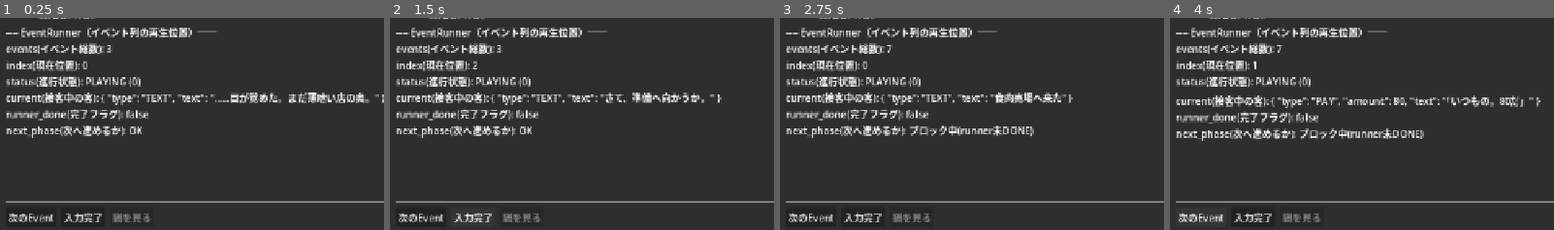
Above: before the commit, frames 1-4 (left to right).
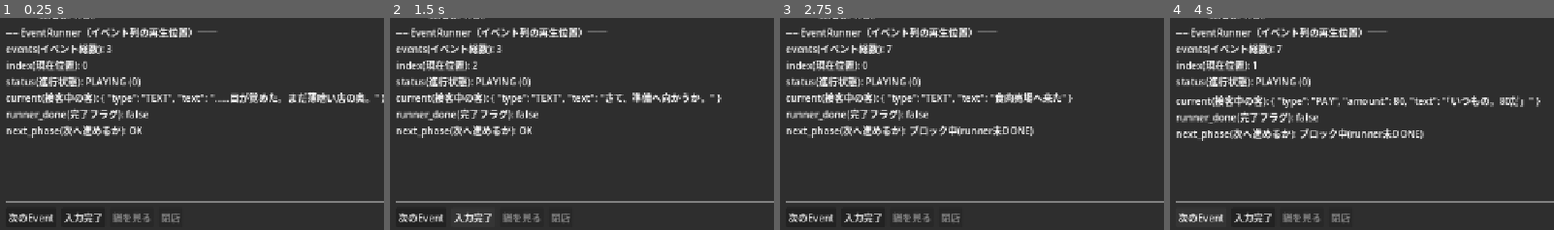
Above: after the commit, the same moments.

Repository: kimidorikame/Godot_Game01
Game: Godot game, scene res://scenes/debug_panel.tscn
Same seed, same stepped clock (60 frames per second), same inputs: the game is played once before the commit and once after it.
Inputs:
- Up to frame 1 (0.25 s): no input
- Up to frame 2 (1.5 s): click "次のEvent" at 0.5 s; click "入力完了" at 1.25 s
- Up to frame 3 (2.75 s): click "次のPhase" at 2 s
- Up to frame 4 (4 s): click "Day +1" at 2.75 s; click "次のEvent" at 3.5 s
The pictures show only the part of the screen within x 0-50%, y 43-92%; the shares and areas given below are measured in that part.

The runs differ from the first frame. In frame 1, 0.1% of the frame differs, in the area x 42-47%, y 92-97%; in frame 2, 0.1%; in frame 3, 0.1%; in frame 4, 0.1%.

Commit message:
7.6: 鍋が尽きたときのプレイヤーの選択（作り直す/閉店）を実装
前回の自動閉店（両方成立→即CLOSE）を3分岐に拡張。

- 条件1(名前あり客なし)・条件2(水もベースも無し)の両方成立→自動閉店（既存のまま）
- 片方だけ成立→保留してプレイヤーに選ばせる（_pending_shortage_ev）。
  判定・売上・評判・鍋の消費はまだ行わない
- どちらも不成立→今まで通り提供（変更なし）

効果の適用（判定→評判→鍋の消費→売上→記録）を _serve_customer() に切り出し、
通常の提供と[戻る]による再開の両方から呼べる共通処理にした。

[入力完了]の横に[閉店]ボタンを常設（選択待ちのときだけ有効、通常時は無効）。
[鍋を見る]は選択待ち中は「水かベースが残っているか」も条件に足す（無ければ
作り直しようがないので実質[閉店]しか選べない）。鍋モードに入った時点で残量が
0以下だった場合、水を入れる（_pot_water_added）まで[戻る]と[ベースを足す]を
無効化（ベースだけ入れても煮出す水が無く意味をなさないため）。[戻る]を選ぶと
保留中のREACTをその場で適用（作り直しが実際に足りているかは再チェックしない）。
[閉店]を選ぶと保留中のREACTは適用せず、理由テキストを添えてCLOSEへ。

計器盤に pending(鍋の選択待ち) を追加。

動作確認は customer_schedule() 末尾等に検証用モブを一時的に2体追加して行い、
確認後に削除済み（day1_events.gd は元のDay1台本のまま、差分なし）。

Co-Authored-By: Claude Sonnet 5 <noreply@anthropic.com>

Diff:
--- a/scenes/debug_panel.tscn
+++ b/scenes/debug_panel.tscn
@@ -66,6 +66,10 @@
 layout_mode = 2
 text = "鍋を見る"
 
+[node name="BtnClose" type="Button" parent="Margin/VBox/EventRow"]
+layout_mode = 2
+text = "閉店"
+
 [node name="OptionsRow" type="HBoxContainer" parent="Margin/VBox"]
 layout_mode = 2
 theme_override_constants/separation = 8
--- a/scripts/debug_panel.gd
+++ b/scripts/debug_panel.gd
@@ -11,6 +11,7 @@
 @onready var _btn_next_event: Button = $Margin/VBox/EventRow/BtnNextEvent as Button
 @onready var _btn_complete_input: Button = $Margin/VBox/EventRow/BtnCompleteInput as Button
 @onready var _btn_pot: Button = $Margin/VBox/EventRow/BtnPot as Button
+@onready var _btn_close: Button = $Margin/VBox/EventRow/BtnClose as Button
 @onready var _options_row: HBoxContainer = $Margin/VBox/OptionsRow as HBoxContainer
 @onready var _btn_next_phase: Button = $Margin/VBox/PhaseRow/BtnNextPhase as Button
 @onready var _btn_day_plus: Button = $Margin/VBox/PhaseRow/BtnDayPlus as Button
@@ -34,6 +35,15 @@
 # EventRunner には一切触れない＝ index も status も動かさない。表示と操作対象を
 # 切り替えるだけなので、会話は止まったまま鍋をいじって戻れる。
 var _pot_mode := false
+
+# 鍋が尽きて「作り直すか閉店するか」の選択待ちのとき、保留中のREACT Eventを持つ。
+# null なら選択待ちではない（DESIGN.md 7.6：条件1・2のどちらか一方だけ成立したとき）。
+# 判定・売上・鍋の消費はまだ行っていない状態＝[戻る]で初めて _serve_customer() が動く。
+var _pending_shortage_ev = null
+
+# 鍋モードに入った時点で鍋が空（残量0以下）だった場合、水を入れるまでの間だけ true。
+# _on_pot_pressed() で毎回リセットする。
+var _pot_water_added := false
 
 
 func _ready() -> void:
@@ -56,6 +66,8 @@
 	# [鍋を見る] = 鍋の操作モードに入る（7.6）。EventRunner は進めない。
 	#   ADJUST 中（3枠を選んでいる間）は押せない＝調理の途中で鍋をいじらせない。
 	_btn_pot.pressed.connect(_on_pot_pressed)
+	# [閉店] = 鍋が尽きて選択待ちのときだけ押せる（7.6）。保留中のREACTは適用しない。
+	_btn_close.pressed.connect(_on_close_pressed)
 	_btn_next_phase.pressed.connect(flow.advance_phase)  # [次のPhase] = 上位フェーズを一方向に1つ進める
 	_btn_day_plus.pressed.connect(_on_day_plus_pressed)  # [Day+] = 日数だけ +1（デバッグ用）
 
@@ -73,6 +85,10 @@
 ## 新フェーズを実装するときは、ここに elif を1本足して対応する events を返す。
 func _set_runner_for_phase(phase: int) -> void:
 	_open = null   # OPEN 以外では客キューを持たない
+	# 7.6: 鍋の選択待ち・鍋モードも OPEN 以外には持ち越さない（防御的リセット）。
+	_pending_shortage_ev = null
+	_pot_mode = false
+	_pot_water_added = false
 	if phase == GameState.Phase.WAKE:
 		flow.set_runner(Day1Events.wake_events())
 	elif phase == GameState.Phase.PREP:
@@ -137,14 +153,35 @@
 
 
 ## [鍋を見る] のハンドラ（7.6）。モードに入るだけで、EventRunner には触れない。
+## 鍋モードに入るたびに「水を入れたか」をリセットする（_pot_locked_until_water 用）。
 func _on_pot_pressed() -> void:
 	_pot_mode = true
+	_pot_water_added = false
 	_refresh()
 
 
 ## 鍋モードの [戻る]。会話へ戻る（こちらも EventRunner には触れない）。
+## 7.6: 鍋が尽きての選択待ち中だった場合、ここで初めて保留中のREACTを適用する
+## （＝「営業を続ける」を選んだことになる）。作り直しが実際に足りているかは
+## 再チェックしない（一度決めたら、その結果のまま提供する）。
 func _on_pot_back_pressed() -> void:
 	_pot_mode = false
+	if _pending_shortage_ev != null:
+		var ev = _pending_shortage_ev
+		_pending_shortage_ev = null
+		_serve_customer(ev)
+	_refresh()
+
+
+## [閉店] のハンドラ（7.6）。鍋が尽きて選択待ちのときだけ押せる。保留中のREACTは
+## 適用しない（この客には出せなかった扱い）。理由テキストを添えてCLOSEへ飛ばす。
+func _on_close_pressed() -> void:
+	if _pending_shortage_ev == null:
+		return
+	_pending_shortage_ev = null
+	_pot_mode = false
+	_closed_early_reason = "（今日はここで店じまいにする。）"
+	flow.force_phase(GameState.Phase.CLOSE)
 	_refresh()
 
 
@@ -152,6 +189,7 @@
 ## （残量・濃さ・資源が同時に動くので、受け側から分けて呼べないようにしている）。
 func _on_add_water_pressed() -> void:
 	GameState.add_water()
+	_pot_water_added = true
 	_refresh()
 
 
@@ -170,6 +208,16 @@
 	return cur is Dictionary and cur.has("options")
 
 
+## 鍋モードに入った時点で鍋が空（残量0以下）だった場合、水を入れる（_pot_water_added）
+## までの間だけ true（DESIGN.md 7.6：ベースだけ入れても煮出す水が無く意味をなさない）。
+## "どうやって鍋モードに入ったか" ではなく "残量が実際に空かどうか" で判定するので、
+## 選択待ち経由でも普段の任意タイミングでの訪問でも同じルールが自然にかかる。
+func _pot_locked_until_water() -> bool:
+	if _pot_water_added:
+		return false
+	return GameState.soup != null and int(GameState.soup.get("remaining_servings", 0)) <= 0
+
+
 ## [入力完了] と選択肢ボタンの共通処理：WAITING_INPUT を解除して1つ進め、
 ## 新 current の効果を適用し、OPEN の客キューを必要なら進めて再描画する。
 func _complete_input_and_advance() -> void:
@@ -203,9 +251,9 @@
 ##   ADD_ITEM    … { item, amount } を add_inventory(item, amount) に渡す
 ##   REMOVE_ITEM … { item, amount } を remove_inventory(item, amount) に渡す（仕込みでの消費）
 ##   SET_SOUP    … { base_id, tags, servings } を set_soup() に渡す（共有鍋の作成・STEP 12/7.6）
-##   REACT       … judge_bowl() で BAD/OK/GOOD/GREAT を判定（STEP 17.6）。
-##                 判定結果 → apply_reputation / 鍋 → consume_soup(servings) /
-##                 売上 → apply_money(+sale)（sale は 50×servings）＋ record_served（7.6）
+##   REACT       … 残量が足りれば _serve_customer() で判定・評判・鍋消費・売上・記録
+##                 （STEP 17.6・7.6）。足りないときは条件次第で自動閉店／選択待ち／
+##                 そのまま提供に分かれる（7.6。詳細はこのcase内のコメント参照）
 ##   TEXT / WAIT_INPUT / GREET / ADJUST / SERVE … 表示だけ。状態は動かさない
 ##     （ADJUST は STEP 13 で入力待ちに変わったが、椀への反映は _on_ingredient_selected が
 ##     行う。ここ（_apply_event）は今も何もしない）
@@ -230,41 +278,52 @@
 				int(ev.get("strength", 3)),
 				int(ev.get("water_doses", 0)))
 		"REACT":
-			# 判定（BAD/OK/GOOD/GREAT）は OpenController.judge_bowl が行い、current_bowl の
-			# result / match_count に記録するだけ。Event（reactions）はここでも書き換えない
-			# （DESIGN.md 確定事項「Event はデータ、処理は受け側」）。
-			# どの反応textを見せるかは表示側 _current_reaction_text() が都度選ぶ。
-			# 7.6: 売上は 50×servings（Event が計算済みの sale を持つ）。評判は判定結果と
-			# 名前あり/モブで増減表を引き、GameState の入口を通して適用する。
-			# 鍋からは servings 分を取り分ける（consume_soup）。
-			#
-			# 7.6: 提供しようとした時点で残量が足りず、かつ「名前あり客がもう残っていない」
-			# 「水もベースも無い」の両方を満たすときだけ、自動的に閉店へ飛ばす。
-			# 片方でも欠けていれば今まで通り（薄めて出す＝残量が0未満になることを許す）。
-			var sale := int(ev.get("sale", 0))
+			# 7.6: 提供しようとした時点で残量が servings に足りないとき、
+			# 条件1（名前あり客がもう残っていない）と条件2（水もベースも無い）の
+			# 成立具合で3通りに分かれる：
+			#   両方成立     → 自動的に閉店（_auto_close_kitchen。選ぶ余地が無い）
+			#   片方だけ成立 → 保留してプレイヤーに選ばせる（_pending_shortage_ev。
+			#                  [鍋を見る]で作り直すか[閉店]するか）
+			#   どちらも不成立 → 今まで通り提供（薄めて出す＝残量が0未満になることを許す）
+			# 効果の適用自体は _serve_customer() に切り出した（[戻る]からも呼ぶ共通処理）。
 			var servings := int(ev.get("servings", 1))
 			var available := 0
 			if GameState.soup != null:
 				available = int(GameState.soup.get("remaining_servings", 0))
-			if available < servings and _should_auto_close():
-				_auto_close_kitchen()
-				return
-			var result := ""
-			if _open != null:
-				result = _open.judge_bowl(ev.get("wanted_tags", []), str(ev.get("favorite", "")))
-			var table: Dictionary = REPUTATION_MOB if ev.get("is_mob", false) else REPUTATION_NAMED
-			GameState.apply_reputation(int(table.get(result, 0)))
-			GameState.consume_soup(servings)
-			GameState.apply_money(sale)
-			GameState.record_served({ "customer": ev.get("customer", ""), "sale": sale,
-				"servings": servings })
-
-
-## 自動閉店の条件（DESIGN.md 7.6）。両方満たすときだけ true。
-##   1. 名前あり客が全員済んでいる（_no_named_customers_remaining）
-##   2. 水もベースも無い（can_add_water / can_add_base が両方 false）
-func _should_auto_close() -> bool:
-	return _no_named_customers_remaining() and not GameState.can_add_water() and not GameState.can_add_base()
+			if available < servings:
+				var named_done := _no_named_customers_remaining()
+				var resources_gone := _no_resources_left()
+				if named_done and resources_gone:
+					_auto_close_kitchen()
+					return
+				elif named_done or resources_gone:
+					_pending_shortage_ev = ev
+					return
+			_serve_customer(ev)
+
+
+## REACT の効果を実際に適用する（判定→評判→鍋の消費→売上→記録）。
+## 通常の提供（_apply_event から）と、鍋を作り直した後の [戻る]（_on_pot_back_pressed）
+## の両方から呼ばれる共通処理。Event（reactions）は書き換えない
+## （DESIGN.md 確定事項「Event はデータ、処理は受け側」）。
+## どの反応textを見せるかは表示側 _current_reaction_text() が都度選ぶ。
+func _serve_customer(ev: Dictionary) -> void:
+	var sale := int(ev.get("sale", 0))
+	var servings := int(ev.get("servings", 1))
+	var result := ""
+	if _open != null:
+		result = _open.judge_bowl(ev.get("wanted_tags", []), str(ev.get("favorite", "")))
+	var table: Dictionary = REPUTATION_MOB if ev.get("is_mob", false) else REPUTATION_NAMED
+	GameState.apply_reputation(int(table.get(result, 0)))
+	GameState.consume_soup(servings)
+	GameState.apply_money(sale)
+	GameState.record_served({ "customer": ev.get("customer", ""), "sale": sale,
+		"servings": servings })
+
+
+## 水もベースも無いか（DESIGN.md 7.6：自動閉店・選択待ちの条件2）。
+func _no_resources_left() -> bool:
+	return not GameState.can_add_water() and not GameState.can_add_base()
 
 
 ## 現在の客（含む）から OPEN 終了まで、名前あり客がもう出てこないか。
@@ -320,22 +379,31 @@
 ##   具材が上限（MAX_ADDITIONS）に達したら具材ボタン側だけを無効化する。
 ## 7.6: [鍋を見る] は ADJUST 中だけ無効。鍋モード中は [次のEvent]/[入力完了] を無効に
 ##   して「会話が止まっている」ことを見た目にも合わせる。
+## 7.6: 鍋が尽きて選択待ち（_pending_shortage_ev != null）のときは、それに加えて
+##   [次のEvent]/[入力完了]も無効（保留を解決するまで進めない）。[鍋を見る]は
+##   選択待ち中だけ「水かベースが残っているか」も条件に足す（無ければ作り直しようが
+##   ないので、実質[閉店]しか選べない状態にする）。[閉店]は選択待ち中だけ有効。
 func _update_options_row() -> void:
 	for child in _options_row.get_children():
 		child.queue_free()
 
 	# ボタンの有効/無効は毎回ここで決め直す（状態から描き直す方針に揃える）。
 	# 鍋がまだ無い（仕込み前）ときも押せない。
-	_btn_pot.disabled = GameState.soup == null or _is_choosing_ingredients() or _pot_mode
-	_btn_next_event.disabled = _pot_mode
-	_btn_complete_input.disabled = _pot_mode
+	var pot_disabled := GameState.soup == null or _is_choosing_ingredients() or _pot_mode
+	if _pending_shortage_ev != null:
+		pot_disabled = pot_disabled or _no_resources_left()
+	_btn_pot.disabled = pot_disabled
+	_btn_next_event.disabled = _pot_mode or _pending_shortage_ev != null
+	_btn_complete_input.disabled = _pot_mode or _pending_shortage_ev != null
+	_btn_close.disabled = _pending_shortage_ev == null
 
 	if _pot_mode:
+		var locked := _pot_locked_until_water()
 		_add_pot_button("水を足す（残量+%d 濃さ-1）" % GameState.WATER_SERVINGS,
 			not GameState.can_add_water(), _on_add_water_pressed)
 		_add_pot_button("ベースを足す（残量+%d 濃さ+1）" % GameState.BASE_SERVINGS,
-			not GameState.can_add_base(), _on_add_base_pressed)
-		_add_pot_button("戻る", false, _on_pot_back_pressed)
+			not GameState.can_add_base() or locked, _on_add_base_pressed)
+		_add_pot_button("戻る", locked, _on_pot_back_pressed)
 		return
 
 	var r: EventRunner = flow.runner
@@ -451,6 +519,7 @@
 ##   customer … いま接客中の客 id と「その時間帯の中で何人目/その時間帯の人数」、
 ##              この接客で出す杯数。全員終わっていれば (なし)
 ##   open_done … 全時間帯をさばき切ったか。true で [次のPhase] → CLOSE へ進める
+##   pending   … 鍋が尽きて[鍋を見る]/[閉店]の選択待ちか（7.6）
 func _format_open() -> String:
 	if _open == null:
 		return ""
@@ -470,6 +539,7 @@
 		"queue(この時間帯の客数): %d" % slot_customers.size(),
 		"customer(接客中): %s" % cust_text,
 		"open_done(さばき切った): %s" % str(_open.is_open_done()),
+		"pending(鍋の選択待ち): %s" % ("はい" if _pending_shortage_ev != null else "いいえ"),
 	])) + _format_bowl()
 
 
